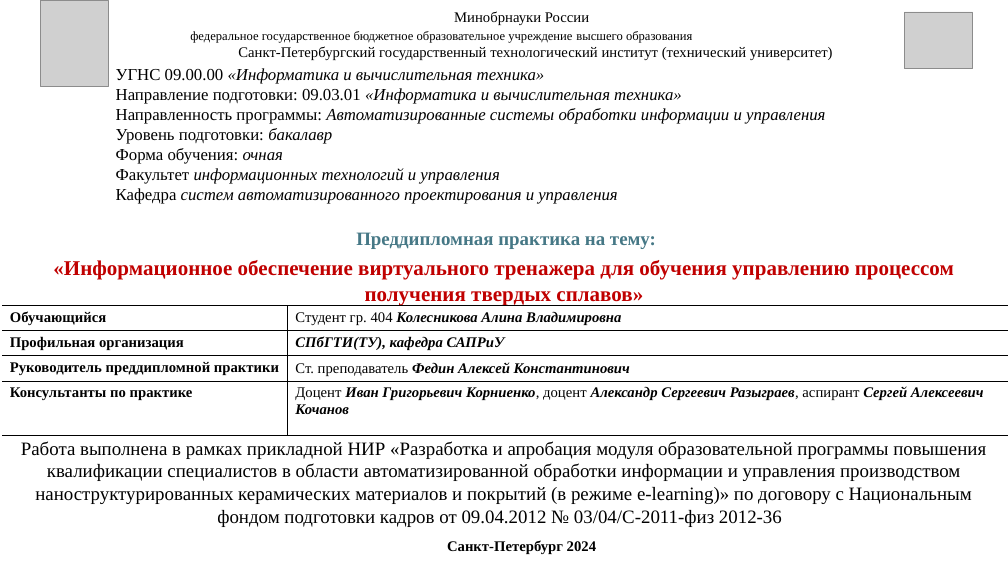
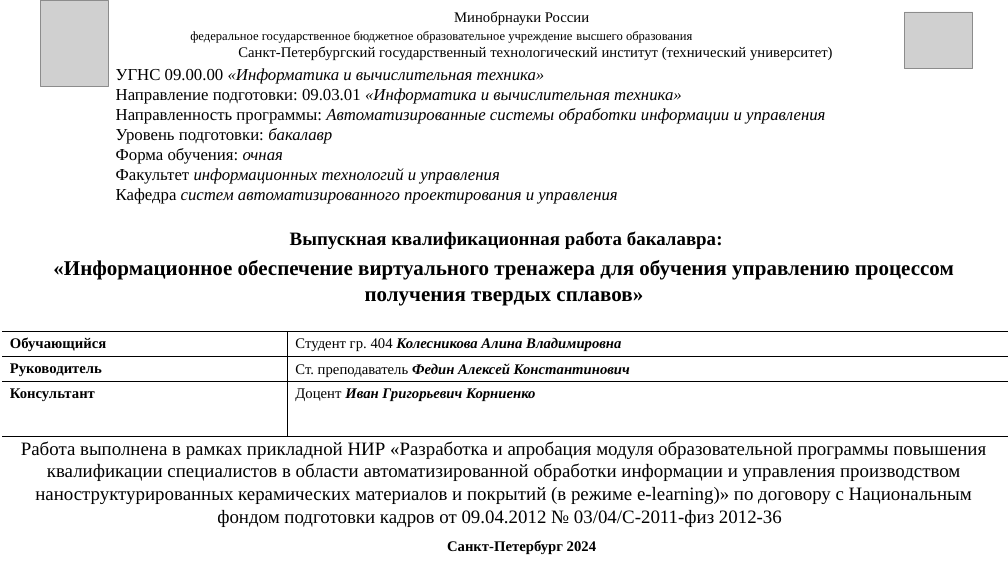
Before and after one commit to Alilya/TextDiplom, a slide deck: slide 1 of Диплом.pptx. Drawn at 1008x567 pixels with LibreOffice and Linux fonts; fonts in the diff are those of the drawing; grey boxes stand for pictures. Boxes give left, top, right and bottom in pixels: in the first picture for what was removed or moved away, otherwise in the second. Text is boxed around its words. In the diff, an @@ line names an element or a change of style, - is before the commit and + after.

```diff
--- a/Диплом.pptx
+++ b/Диплом.pptx
@@ text at bbox=[290, 231, 723, 249]: text changed; text colour #467886 to #000000 @@
-Преддипломная практика на тему:
+Выпускная квалификационная работа бакалавра:
@@ text "«Информационное обеспечение виртуального тренажера для ..." at bbox=[53, 260, 954, 305]: text colour #C00000 to #000000 @@
@@ table at bbox=[2, 332, 1008, 437] @@
-row 2: Профильная организация | СПбГТИ(ТУ), кафедра САПРиУ
-row 3: Руководитель преддипломной практики | Ст. преподаватель Федин Алексей Константинович
-row 4: Консультанты по практике | Доцент Иван Григорьевич Корниенко, доцент Александр Сергеевич Разыграев, аспирант Сергей Алексеевич Кочанов
+row 2: Руководитель | Ст. преподаватель Федин Алексей Константинович
+row 3: Консультант | Доцент Иван Григорьевич Корниенко
@@ table: place and size @@
-table at bbox=[2, 306, 1008, 436]
+table at bbox=[2, 332, 1008, 437]
```
Also in this commit, not shown: 20 other slides changed, 2 slides removed, 20 other files.
